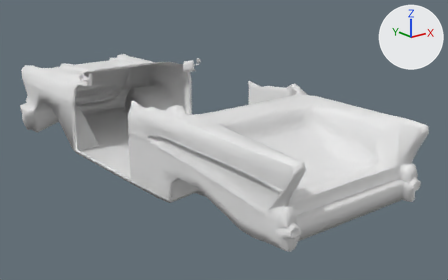
One commit to the OBJ model PartyFpsTactics/Assets/Classic_car_1955/Car_obj/car_body.obj: the scene before it, then after it.
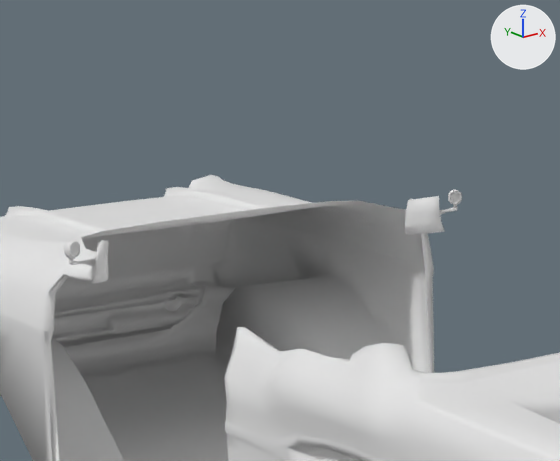
Each version appears first whole from a 50 mm lens placed at (-69.6, -111.1, 42.9), pointed at (5.6, -17.1, 5.3), and next in a close-up on the part from 13% to 51% of the width and 0% to 51% of the height. Every picture has the same lights, and +X, +Y and +Z are marked at upper right. Where no turn or scale is listed for an object, it has been applied to the vertices.

Names of what the first close-up shows: 'car_body'.
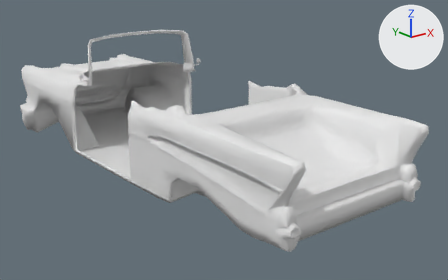
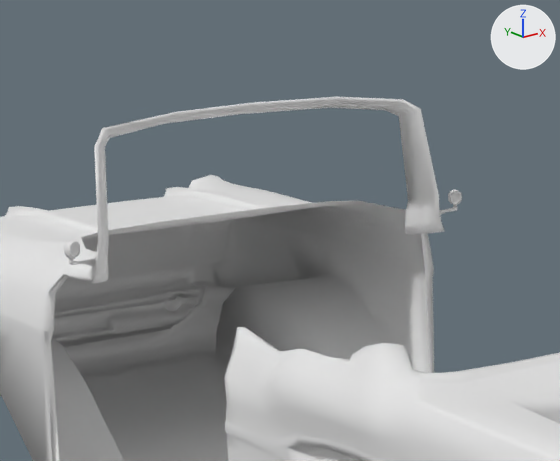
Commit message: car fix

Edits to the scene script, one JSON object a line:
```json
{"block": "me_car_body", "where": "# used by ob_car_body; location = (0.0, 0.0, 0.0)"}
{"op": "remove", "block": "me_car_body", "code": "me_car_body.from_pydata(...)  # 2305 vertices, 2382 faces; spans x -17.4..17.4, y -58.1..38.8, z -0.1..18.1"}
{"op": "add", "block": "me_car_body", "code": "me_car_body.from_pydata(...)  # 2354 vertices, 2436 faces; spans x -17.4..17.4, y -58.1..38.8, z -0.1..25.2"}
{"block": "me_car_body", "change": "me_car_body part 1"}
{"block": "me_car_body", "change": "2 faces are deleted"}
{"block": "me_car_body", "change": "49 vertices are added at x -12.3..12.6, y 4.8..8.2, z 23.2..25.2"}
{"block": "me_car_body", "change": "56 new faces join them"}
```

Where the change shows, as pixel boxes (x1, y1, x2, y2) in the close-ups (560 x 461 px):
```json
{"object": "car_body", "change": "reshaped", "before": [0, 175, 560, 461], "after": [0, 97, 560, 461]}
{"part": 1, "of": "me_car_body", "change": "built on", "after": [94, 97, 439, 242]}
```
